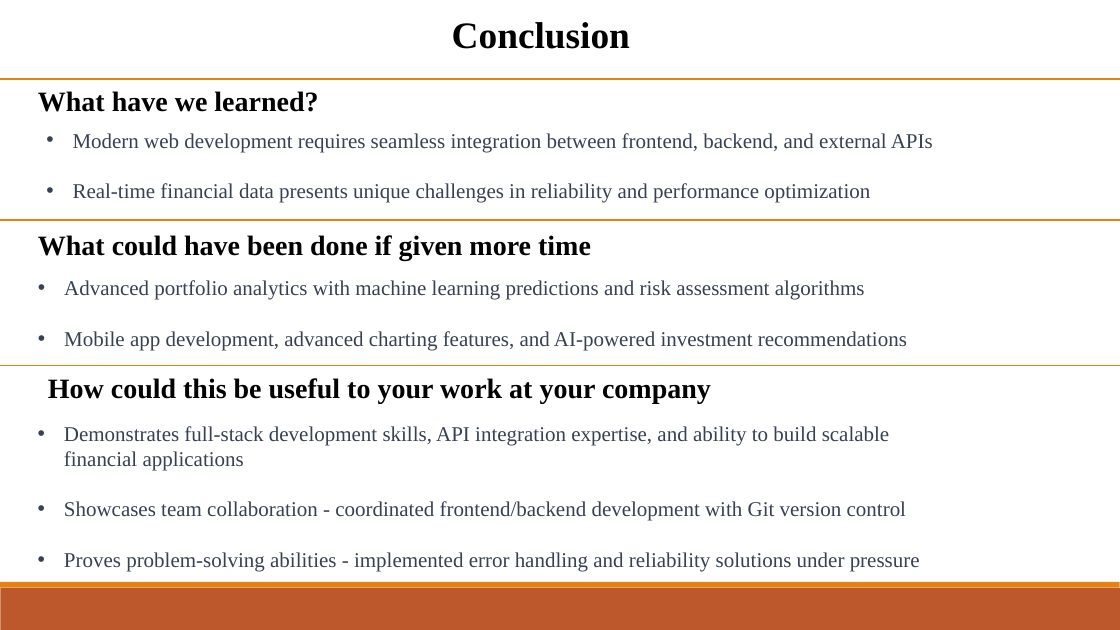
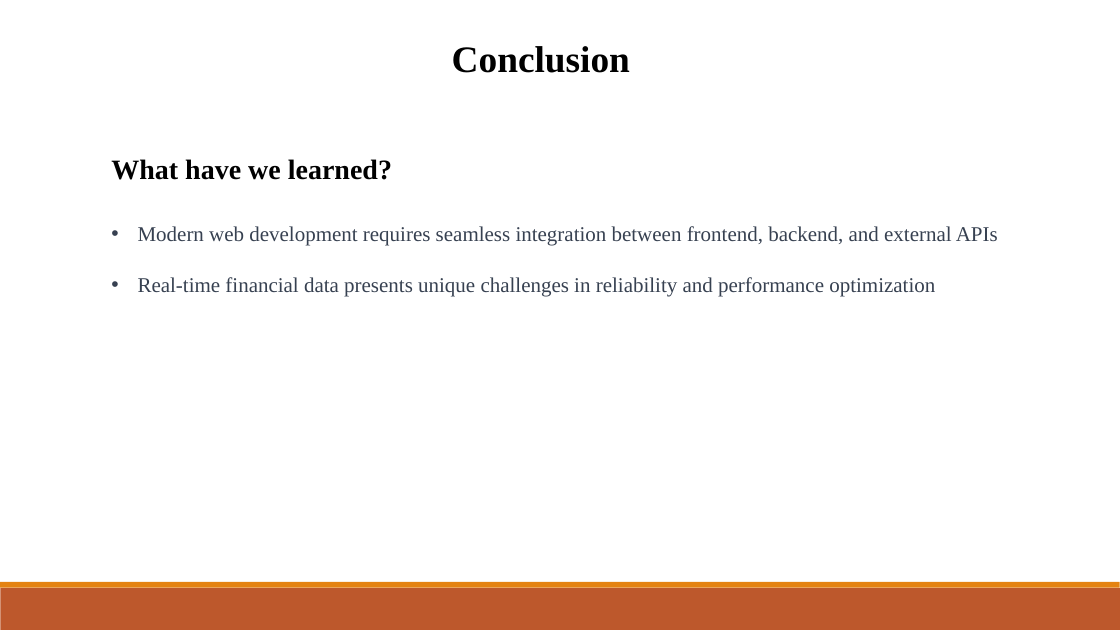
Before and after one commit to mimanchiou/seven, a slide deck: slide 12 of Final_ppt.pptx (slide 11 before the commit). Drawn at 1120x630 pixels with LibreOffice and Linux fonts; fonts in the diff are those of the drawing. Boxes give left, top, right and bottom in pixels: in the first picture for what was removed or moved away, otherwise in the second. Text is boxed around its words. In the diff, an @@ line names an element or a change of style, - is before the commit and + after.

```diff
--- a/Final_ppt.pptx
+++ b/Final_ppt.pptx
@@ text "Conclusion": place and size @@
-text "Conclusion" at [452,22,630,49]
+text "Conclusion" at [452,46,630,73]
@@ line removed from (0, 79) to (1120, 79) @@
@@ text "What have we learned?": place and size @@
-text "What have we learned?" at [38,91,318,112]
+text "What have we learned?" at [111,159,392,180]
@@ line removed from (0, 220) to (1120, 220) @@
@@ text removed at [38,235,591,261] @@
-What could have been done if given more time
@@ text "Modern web development requires seamless ...": place and size @@
-text "Modern web development requires seamless ..." at [73,133,933,203]
+text "Modern web development requires seamless ..." at [138,226,998,296]
@@ text removed at [64,280,907,350] @@
-• Advanced portfolio analytics with machine learning predictions and risk assessment algorithms
-• Mobile app development, advanced charting features, and AI-powered investment recommendations
@@ line removed from (0, 365) to (1120, 365) @@
@@ text removed at [48,378,711,404] @@
-How could this be useful to your work at your company
@@ text removed at [64,426,920,572] @@
-• Demonstrates full-stack development skills, API integration expertise, and ability to build scalable financial applications
-• Showcases team collaboration - coordinated frontend/backend development with Git version control
-• Proves problem-solving abilities - implemented error handling and reliability solutions under pressure
```
Also in this commit, not shown: 4 other slides changed, 4 slides added, 1 slide removed.
